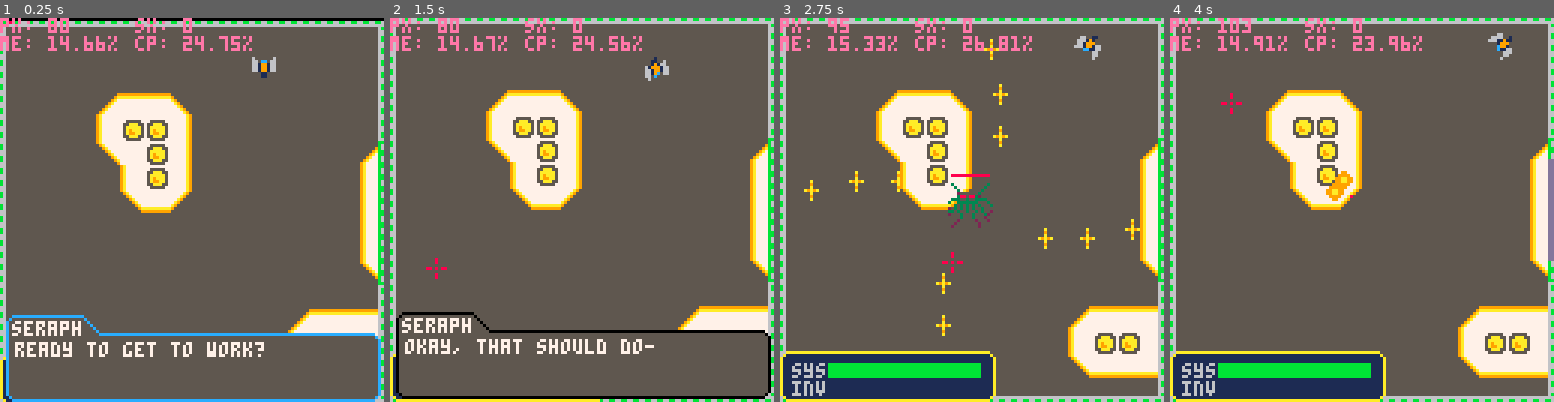
Above: before the commit, frames 1-4 (left to right).
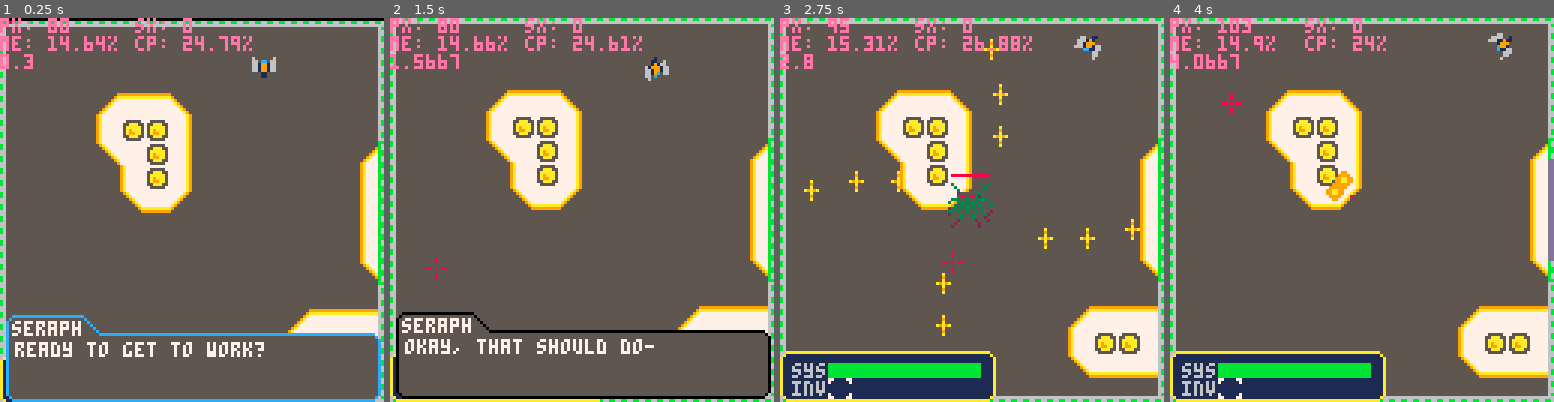
Above: after the commit, the same moments.

Repository: kbrewington/Negation
Game: PICO-8 cartridge negation.p8
Same seed, same stepped clock (60 frames per second), same inputs: the game is played once before the commit and once after it.
Inputs (mouse positions are in pixels of both pictures, inside the frame that each line leads up to):
- Up to frame 1 (0.25 s): no input
- Up to frame 2 (1.5 s): tap X (X key) at 0.33, 1.07 s; click (670, 121) at 0.67 s; tap O (Z key) at 0.7 s; click (436, 267) at 1.22 s
- Up to frame 3 (2.75 s): hold Right 1.6-2.1 s; tap O (Z key) at 1.7, 2.1, 2.5 s; click (887, 114) at 1.77 s; tap X (X key) at 1.85 s; hold Up 2.15-2.42 s; click (952, 259) at 2.32 s; hold Right from 2.47 s (still down)
- Up to frame 4 (4 s): click (1404, 106) at 2.87 s; tap O (Z key) at 2.9, 3.3, 3.7 s; tap X (X key) at 2.97 s; release Right at 3.03 s; hold Left 3.08-3.58 s; click (1465, 256) at 3.42 s; hold Down 3.63-3.97 s; click (1231, 102) at 3.97 s

The runs differ from the first frame. In frame 1, 0.2% of the frame differs, in the area x 0-63%, y 4-14%; in frame 2, 0.4%; in frame 3, 0.3%; in frame 4, 0.7%, in the area x 0-66%, y 4-100%.

Commit message:
Scrolling through powerups is now smoother, added window to show which powerup is in use

Diff:
--- a/negation.p8
+++ b/negation.p8
@@ -4,6 +4,7 @@
 --------------------------------------------------------------------------------
 --------------------------------- global variables  ----------------------------
 --------------------------------------------------------------------------------
+scrollast = 0
 player = {}
 player.sprite = 0
 player.x = 80
@@ -194,21 +195,19 @@
   if b.sprite == 48 then
     b.acceleration = 0.5
   else
-    b.acceleration = nil
+    b.acceleration = 0
   end
   b.current_step = 0
   b.max_anim_steps = 5
   b.move = function()
 
-              if b.sprite == 48 then
-              b.x = b.x - (b.speed+b.acceleration) * sin(b.angle / 360)
-              b.y = b.y - (b.speed+b.acceleration) * cos(b.angle / 360)
-              b.acceleration += 0.5
-              else
-              b.x = b.x - b.speed * sin(b.angle / 360)
-              b.y = b.y - b.speed * cos(b.angle / 360)
-              end
-           end
+
+     b.x = b.x - (b.speed+b.acceleration) * sin(b.angle / 360)
+     b.y = b.y - (b.speed+b.acceleration) * cos(b.angle / 360)
+     if b.sprite == 48 then
+        b.acceleration += 0.5
+     end
+   end
 
   return b
 end
@@ -281,8 +280,8 @@
   if stat(1) > 1 then cpucolor = 8 end --means we're not using all 30 draws (bad)
   print("cp: " ..round(stat(1)*100, 2) .. "%", 45, 6, cpucolor)
 
-  print("", 0, 12, debug_color)
-  print("", 45, 12, debug_color)
+  print("" ..time(), 0, 12, debug_color)
+  print("" , 45, 12, debug_color)
 
   print("", 0, 18, debug_color)
   print("", 45, 18, debug_color)
@@ -693,9 +692,11 @@
     rectfill(healthbar.tx, healthbar.ty, healthbar.bx, healthbar.by, healthbar.color)
   end
 
+  --gohere
   print("inv",healthbar.tx-12--[[+55]], healthbar.ty+6, fnt_color)
   local invx = healthbar.tx--+67
   local invy = healthbar.ty+5
+  spr(52,invx,invy)
   for sp in all(player.inventory) do
     spr(sp, invx, invy)
     invx = invx + 9
@@ -1198,10 +1199,12 @@
     rocket_count = 0
     end
   end
-  -- middle button
+
+  -- middle mouse button
   if (stat(34) == 4) then -- cycle inventory
     local temp = 0
-    if #player.inventory > 1 then
+    if #player.inventory > 1 and time() - scrollast > 0.3 then
+      scrollast = time()
       for i=1,#player.inventory do
         if i == 1 then
           temp = player.inventory[i]
@@ -1515,14 +1518,14 @@
 0e8888e00b000bb000000000530bb03503088030b733333b25555552000000000000000000000000555555555555555500000000000000000000000000000000
 00e88e0000000000000000005330033500000000bb3333bb2225555200000000000000000000000055b3555bb35b355500000000000000000000000000000000
 000ee000000000000000000055533555000000005bbbbbb55522222200000000000000000000000055bbb3533553335500000000000000000000000000000000
-00088000099999900000000055555555000000000000000000000000a55a55550000000000000000555555555555555550000005000000000000000000000000
-00066000967766690003000055533555000000000000000000000000aa5aa55a000000000000000055353bbbb555b35500777600000000000000000000000000
-0006600097666669003b3000533003350000000000000000000000005a55a5aa0000000000000000553353333553335507766660000000000000000000000000
-000660009666665903b30000530bb0350000000000000000000000005aa5aaa50000000000000000555555555555555507666660000000000000000000000000
-000660000966669003b30000530bb03500000000000000000000000055aa55550000000000000000555555bbb335555507666660000000000000000000000000
-0086680009666590003b300053b00b3500000000000000000000000055a5a5550000000000000000555555333355555507666660000000000000000000000000
-08866880009559000003000053b00b350000000000000000000000005aa5aaaa0000000000000000555555555555555500666600000000000000000000000000
-00000000000990000000000053b00b35000000000000000000000000aa55555a0000000000000000555555555555555550000005000000000000000000000000
+00088000099999900000000055555555771111770000000000000000a55a55550000000000000000555555555555555550000005000000000000000000000000
+00066000967766690003000055533555711111170000000000000000aa5aa55a000000000000000055353bbbb555b35500777600000000000000000000000000
+0006600097666669003b3000533003351111111100000000000000005a55a5aa0000000000000000553353333553335507766660000000000000000000000000
+000660009666665903b30000530bb0351111111100000000000000005aa5aaa50000000000000000555555555555555507666660000000000000000000000000
+000660000966669003b30000530bb03511111111000000000000000055aa55550000000000000000555555bbb335555507666660000000000000000000000000
+0086680009666590003b300053b00b3571111117000000000000000055a5a5550000000000000000555555333355555507666660000000000000000000000000
+08866880009559000003000053b00b357711117700000000000000005aa5aaaa0000000000000000555555555555555500666600000000000000000000000000
+00000000000990000000000053b00b35aaaaaaaa0000000000000000aa55555a0000000000000000555555555555555550000005000000000000000000000000
 00000000000000000000000000000000000000000000000000000000000000000000000000000000000000000000000000000000000000000000000000000000
 00000000000000000000000000000000000000000000000000000000000000000000000000000000000000000000000000000000000000000000000000000000
 00000000000000000000000000000000000000000000000000000000000000000000000000000000000000000000000000000000000000000000000000000000
